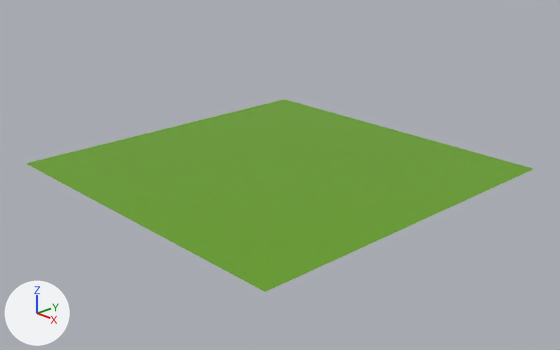
What one commit did to the Blender file Assignment 2/DirectX11/Level Renderer/Level2.blend.
One viewpoint serves both versions: a 50 mm camera at (11.25, -10.51, 5.62) aimed at (0.36, -0.27, -0.03). Arrows for +X, +Y and +Z are at lower left; the lights stay in place.
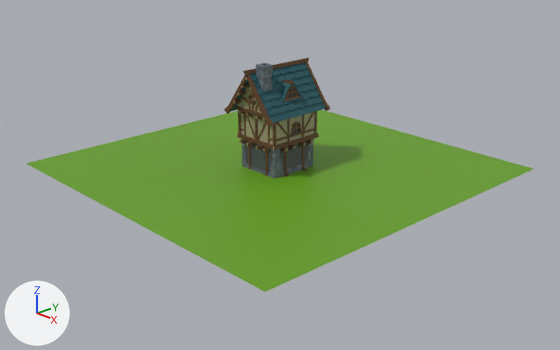
The newer file is also rescaled (x1.49) as a whole; pictures and numbers use the older file's frame.

Pixel boxes (x1, y1, x2, y2) of what changed, in the pictures (560 x 350 px):
'House_1_Cube.145', added
    after: (224, 58, 331, 179)
    faces in mat_wood (brown #624226): (224, 58, 331, 176)
    faces in mat_rooftiles (dark cyan #215860): (231, 63, 326, 123)
    faces in mat_plaster (yellow #9e9a77): (237, 84, 315, 145)
    faces in mat_stone (dark grey #4f5157): (243, 131, 312, 177)
    faces in mat_stone_dark (dark blue #636b76): (241, 63, 314, 179)

What the commit changed:
Material 'Wood_Side' (mat_wood_side) is new.
Its base color is (0.307, 0.227, 0.0996) (brown #968359).
Its roughness is 0.69.
Material 'Wood_Light' (mat_wood_light) is new.
Its base color is (0.213, 0.0922, 0.0318) (brown #7f5632).
Its roughness is 0.69.
Material 'Wood' (mat_wood) is new.
Its base color is (0.122, 0.0548, 0.0193) (brown #624226).
Its roughness is 0.69.
Material 'Stone_Dark' (mat_stone_dark) is new.
Its base color is (0.124, 0.146, 0.181) (dark blue #636b76).
Its roughness is 0.69.
Material 'Plaster' (mat_plaster) is new.
Its base color is (0.343, 0.324, 0.184) (yellow #9e9a77).
Its roughness is 0.69.
Material 'Windows' (mat_windows) is new.
Its base color is (0.0282, 0.0282, 0.0282) (black #2f2f2f).
Its roughness is 0.69.
Material 'Stone' (mat_stone) is new.
Its base color is (0.0776, 0.0819, 0.0954) (dark grey #4f5157).
Its roughness is 0.69.
Material 'RoofTiles' (mat_rooftiles) is new.
Its base color is (0.0154, 0.0967, 0.118) (dark cyan #215860).
Its roughness is 0.69.
Material 'Stone_Light' (mat_stone_light) is new.
Its base color is (0.177, 0.211, 0.231) (grey #757f84).
Its roughness is 0.69.
Mesh me_house_1_cube_145 is new.
It has 4927 vertices, 6020 faces and spans x -1.07..1.07, y 0.0..3.39, z -1.32..1.34.
It uses material mat_plaster (yellow #9e9a77).
It uses material mat_wood (brown #624226).
It uses material mat_wood_side (brown #968359).
It uses material mat_windows (black #2f2f2f).
It uses material mat_wood_light (brown #7f5632).
It uses material mat_stone_dark (dark blue #636b76).
It uses material mat_stone (dark grey #4f5157).
It uses material mat_rooftiles (dark cyan #215860).
It uses material mat_stone_light (grey #757f84).
Object 'House_1_Cube.145' (ob_house_1_cube_145) is new; it shows me_house_1_cube_145.
Its location is (0.0, 0.0, 0.0).
Its rotation in degrees is (90, 0, 0).
Its scale is (0.671, 0.671, 0.671).
It gains a TRIANGULATE modifier named 'Triangulate'.
